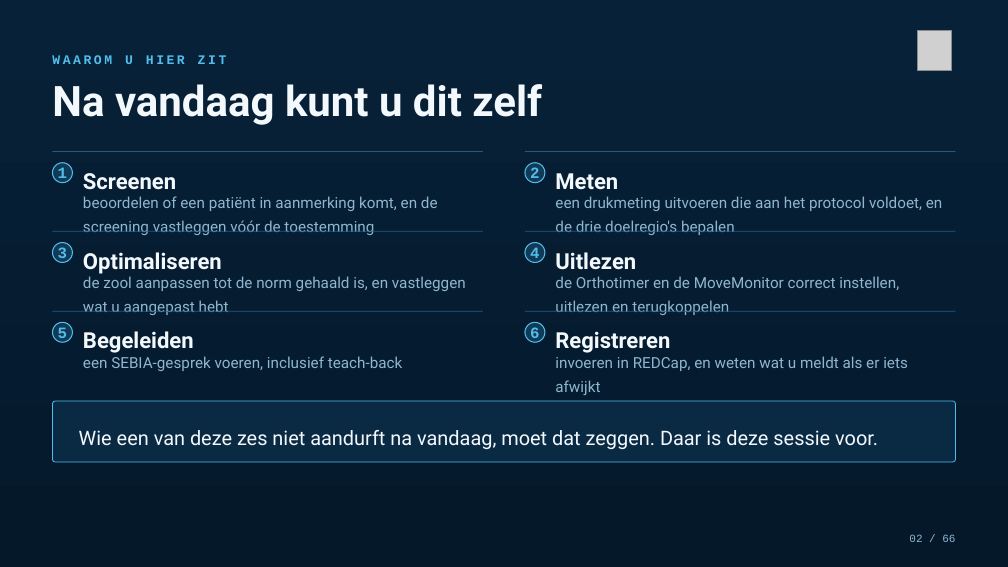
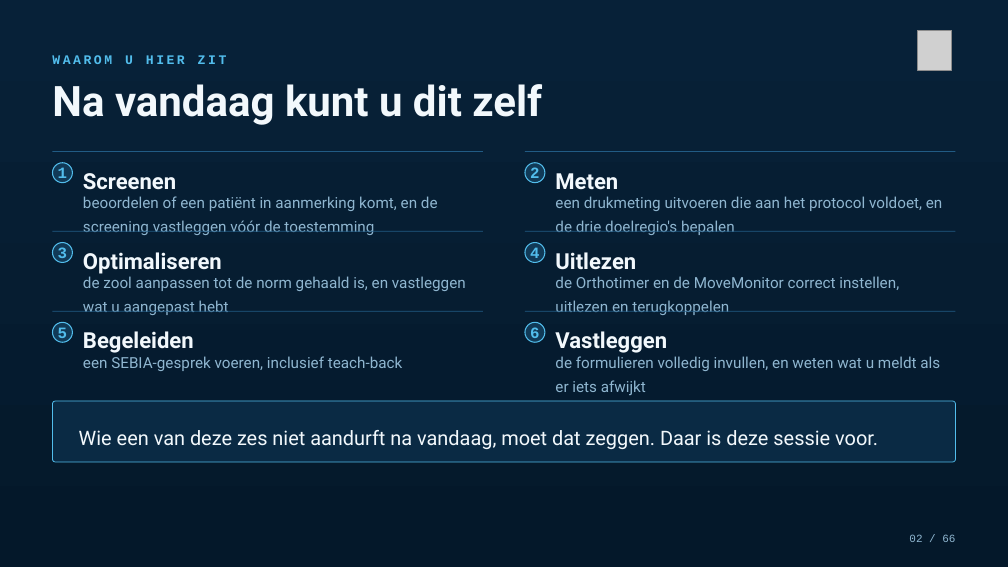
Before and after one commit to Dellfs/paradise-project, a slide deck: slide 2 of PARADISE_presentatie/PARADISE_opleidingssessie_voetklinieken.pptx. Drawn at 1008x567 pixels with LibreOffice and Linux fonts; fonts in the diff are those of the drawing; grey boxes stand for pictures. Boxes give left, top, right and bottom in pixels: in the first picture for what was removed or moved away, otherwise in the second. Text is boxed around its words. In the diff, an @@ line names an element or a change of style, - is before the commit and + after.

```diff
--- a/PARADISE_presentatie/PARADISE_opleidingssessie_voetklinieken.pptx
+++ b/PARADISE_presentatie/PARADISE_opleidingssessie_voetklinieken.pptx
@@ text at [555, 356, 940, 395]: text changed @@
-invoeren in REDCap, en weten wat u meldt als er iets afwijkt
+de formulieren volledig invullen, en weten wat u meldt als er iets afwijkt
@@ text at [555, 331, 667, 353]: text changed @@
-Registreren
+Vastleggen
```
Also in this commit, not shown: 5 other slides changed, 1 other file.
